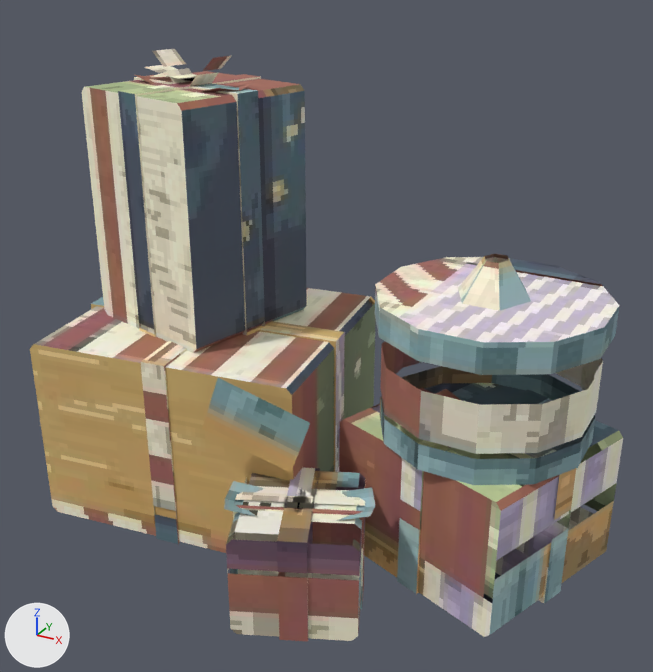
Two versions of the glTF model public/models/items/present_pile.glb, one commit apart.
Before and after are seen from a 50 mm lens placed at (0.925, -1.549, 1.251), pointed at (0.088, -0.028, 0.49). Lighting does not change. The marker at lower left points along +X, +Y and +Z. The first picture is the older version. Where no turn or scale is listed for an object, it has been applied to the vertices. Vertices at exactly the same position are counted once.

In view in the first picture: 'small', 'small_loop0', 'small_loop1', 'small_rx', 'small_rz', 'static'.
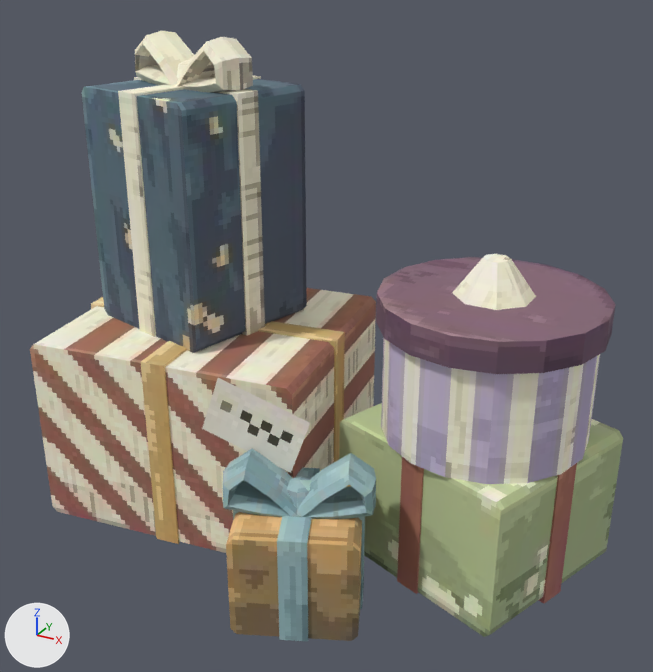
Edits to the bpy script that builds the scene:
```text
Change me_static:
    remove me_static.from_pydata(...)  # 328 vertices, 554 faces; spans x -0.597..0.674, y -0.272..0.347, z -0.004..1.069
    add me_static.from_pydata(...)  # 432 vertices, 750 faces; spans x -0.597..0.674, y -0.272..0.347, z -0.004..1.069
    me_static part 1: the loose piece of 24 vertices spanning x 0.2..0.625, y -0.15..0.275, z 0.312..0.562 is rebuilt with 34 vertices and now spans x 0.2..0.625, y -0.15..0.271, z 0.312..0.562
    me_static part 2: the loose piece of 24 vertices spanning x 0.184..0.641, y -0.166..0.291, z 0.55..0.613 is rebuilt with 34 vertices and now spans x 0.184..0.641, y -0.166..0.287, z 0.55..0.613
    me_static part 3: the loose piece of 12 vertices spanning x 0.338..0.488, y -0.013..0.138, z 0.613..0.688 is rebuilt with 16 vertices and now spans x 0.338..0.488, y -0.013..0.138, z 0.613..0.688
    me_static part 4: 36 vertices moved from x -0.434..-0.138, y -0.02..0.145, z 0.952..1.056 to x -0.437..-0.137, y -0.019..0.137, z 0.951..1.062; 32 vertices removed from x -0.437..-0.156, y -0.01..0.123, z 0.952..1.056; 72 vertices added at x -0.438..-0.145, y -0.01..0.144, z 0.951..1.062
    me_static part 5: 36 vertices moved from x 0.253..0.55, y -0.02..0.17, z 0.302..0.406 to x 0.251..0.55, y -0.018..0.162, z 0.301..0.412; 32 vertices removed from x 0.25..0.53, y -0.006..0.148, z 0.302..0.406; 72 vertices added at x 0.25..0.544, y -0.006..0.168, z 0.301..0.412
    me_static part 6: 262 kept faces spanning x -0.597..0.674, y -0.272..0.347, z -0.004..1.069 get new texture (UV) coordinates
Change me_small:
    where me_small.from_pydata(...)  # 16 vertices, 28 faces; spans x -0.165..0.165, y -0.165..0.165, z -0.112..0.112
    me_small part 7: texture (UV) coordinates of 28 of 28 faces, centred in x -0.161..0.131, y -0.163..0.131, z -0.112..0.112, changed; they spanned u 0.05..0.99, v 0.32..0.41 and now span u 0.0..0.98, v 0.37..0.5
Change me_small_rx:
    where me_small_rx.from_pydata(...)  # 8 vertices, 12 faces; spans x -0.129..0.129, y -0.078..0.078, z -0.116..0.116
    me_small_rx part 8: texture (UV) coordinates of 12 of 12 faces, centred in x -0.121..0.121, y -0.061..0.061, z -0.116..0.116, changed; they spanned u 0.01..0.95, v 0.25..0.36 and now span u 0.0..0.91, v 0.27..0.45
Change me_small_rz:
    where me_small_rz.from_pydata(...)  # 8 vertices, 12 faces; spans x -0.078..0.078, y -0.129..0.129, z -0.117..0.117
    me_small_rz part 9: texture (UV) coordinates of 12 of 12 faces, centred in x -0.061..0.061, y -0.121..0.121, z -0.117..0.117, changed; they spanned u 0.01..0.98, v 0.32..0.48 and now span u 0.3..0.7, v 0.41..0.5
Change me_small_loop0:
    remove me_small_loop0.from_pydata(...)  # 35 vertices, 66 faces; spans x -0.149..0.024, y -0.103..0.047, z -0.019..0.106
    add me_small_loop0.from_pydata(...)  # 49 vertices, 94 faces; spans x -0.149..0.024, y -0.1..0.046, z -0.019..0.106
    me_small_loop0 part 10
    28 vertices are removed from x -0.149..0.024, y -0.103..0.047, z -0.011..0.093
    66 faces are deleted
    42 vertices are added at x -0.149..0.024, y -0.1..0.046, z -0.012..0.099
    94 new faces join them
Change me_small_loop1:
    remove me_small_loop1.from_pydata(...)  # 35 vertices, 66 faces; spans x -0.024..0.149, y -0.047..0.103, z -0.019..0.106
    add me_small_loop1.from_pydata(...)  # 49 vertices, 94 faces; spans x -0.024..0.149, y -0.046..0.1, z -0.019..0.106
    me_small_loop1 part 11
    28 vertices are removed from x -0.024..0.149, y -0.047..0.103, z -0.011..0.093
    66 faces are deleted
    42 vertices are added at x -0.024..0.149, y -0.046..0.1, z -0.012..0.099
    94 new faces join them
Change me_small_knot:
    remove me_small_knot.from_pydata(...)  # 14 vertices, 24 faces; spans x -0.0325..0.0325, y -0.0325..0.0325, z 0.0..0.075
    add me_small_knot.from_pydata(...)  # 26 vertices, 48 faces; spans x -0.0375..0.0375, y -0.0375..0.0375, z 0.0..0.075
    me_small_knot part 12
    12 vertices are removed from x -0.0325..0.0325, y -0.0325..0.0325, z 0.0188..0.0562
    24 faces are deleted
    24 vertices are added at x -0.0375..0.0375, y -0.0375..0.0375, z 0.011..0.064
    48 new faces join them
```

Pixel boxes (x1, y1, x2, y2) of what changed, in the pictures (653 x 672 px; the box of a moved part takes in the faces that stretch with it):
'static', reshaped
    before: (30, 49, 623, 637)
    after: (30, 31, 623, 637)
'small_loop1', reshaped
    before: (336, 488, 375, 521)
    after: (297, 453, 376, 519)
'small_loop0', reshaped
    before: (224, 481, 266, 517)
    after: (223, 449, 297, 517)
'small_knot', reshaped (not visible before)
    after: (287, 477, 311, 508)
part 1 of me_static, rebuilt
    before: (380, 341, 603, 485)
    after: (381, 338, 600, 484)
part 2 of me_static, rebuilt
    before: (375, 257, 620, 375)
    after: (376, 257, 616, 374)
part 3 of me_static, rebuilt (15% wider)
    before: (458, 254, 531, 311)
    after: (452, 254, 536, 310)
part 4 of me_static, moved or reshaped
    before: (135, 49, 253, 92)
    after: (135, 31, 253, 93)
part 5 of me_static, moved or reshaped (not visible afterwards)
    before: (436, 389, 461, 400)
part 6 of me_static, surface changed
    before: (30, 71, 623, 637)
    after: (30, 31, 623, 637)
part 7 of me_small, surface changed
    before: (226, 471, 366, 641)
    after: (226, 485, 362, 641)
part 8 of me_small_rx, surface changed
    before: (233, 492, 365, 609)
    after: (233, 511, 365, 609)
part 9 of me_small_rz, surface changed (lighter)
    both: (277, 468, 320, 641)
